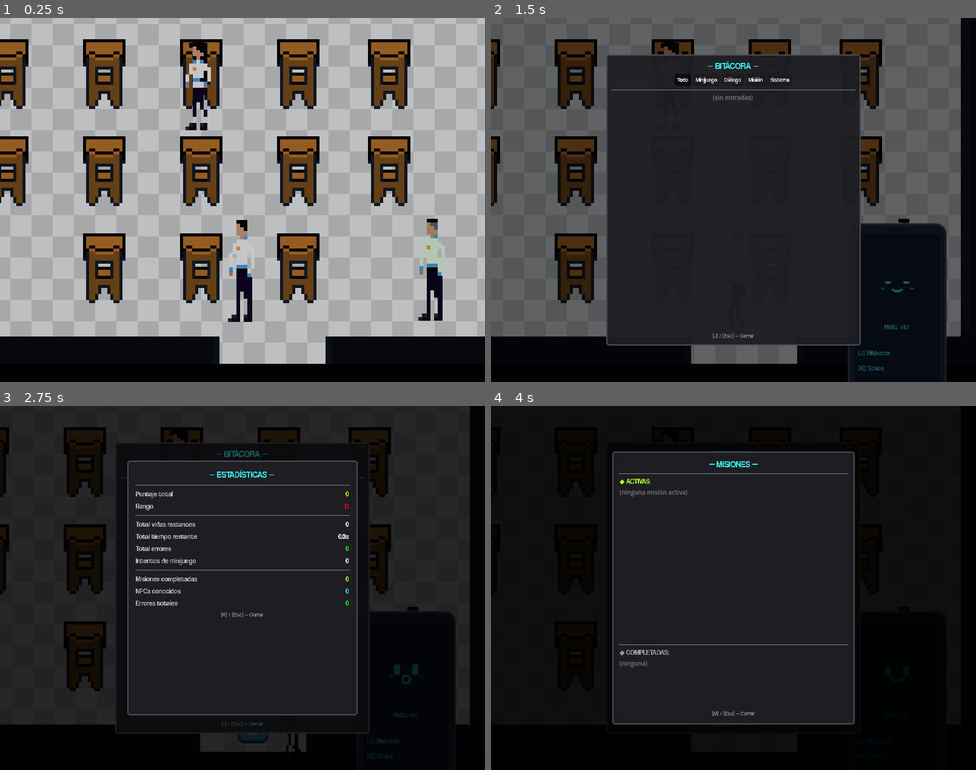
Above: before the commit, frames 1-4 (two rows, left to right).
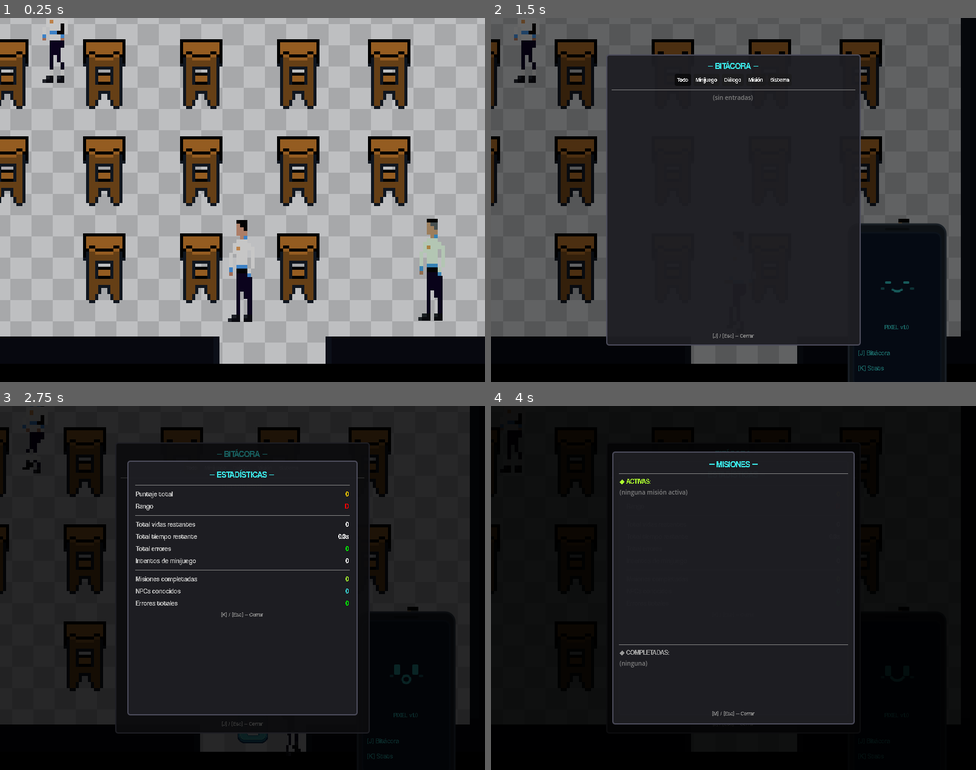
Above: after the commit, the same moments.

Repository: WilliamOramas/Juego-de-godot
Game: Godot game, scene res://src/levels/classroom_1.tscn
The game is run twice, just before and just after one commit, with the same random seed, the same clock (stepped at 60 frames per second) and the same inputs. This scene is started directly instead of the project's main scene. Sound files missing from this copy of the repository are replaced by a short silence.
Inputs (mouse positions are in pixels of both pictures, inside the frame that each line leads up to):
- Up to frame 1 (0.25 s): no input
- Up to frame 2 (1.5 s): tap Enter (ui_accept) at 0.5, 0.77 s; move the mouse to (840, 181) at 0.52 s; hold D (ui_right) 0.53-1.28 s; hold Q (Phone) 0.53-1.28 s; move the mouse to (636, 218) at 1.27 s; hold S (ui_down) from 1.28 s (still down); tap J (open_journal) at 1.35 s
- Up to frame 3 (2.75 s): tap Enter (ui_accept) at 1.52 s; move the mouse to (291, 507) at 2.02 s; release S (ui_down) at 2.03 s; hold D (ui_right) from 2.03 s (still down); hold K (open_stats) from 2.03 s (still down)
- Up to frame 4 (4 s): move the mouse to (709, 660) at 2.77 s; release D (ui_right) at 2.78 s; release K (open_stats) at 2.78 s; hold W (ui_up) 2.78-3.5 s; tap M (quest_log) at 2.85 s; tap Enter (ui_accept) at 3.02 s; click "Todo" at 3.5 s

The runs differ from the first frame. In frame 1, 1.0% of the frame differs, in the area x 8-44%, y 0-31%; in frame 2, 0.4%; in frame 3, 0.3%; in frame 4, less than 0.1%.

Commit message:
refactor: update position of Elisabeth NPC in classroom_1 level

Diff:
--- a/src/levels/classroom_1.tscn
+++ b/src/levels/classroom_1.tscn
@@ -266,12 +266,13 @@
 routine_type = "Estático"
 
 [node name="Elisabeth" parent="." unique_id=883746521 instance=ExtResource("5_npc")]
-position = Vector2(234, 260)
+position = Vector2(116, 221)
 sprite_texture = ExtResource("10_npc_sprite_f")
 npc_name = "Elisabeth"
 dialog_lines = Array[String](["Hola, ¿tú también estás en esta clase?", "El profesor Méndez está especialmente severo hoy, mejor no llamar la atención.", "Suerte con la trivia si te animas a participar."])
 dialog_lines_repeat = Array[String](["¿Sigues por aquí? El profesor ya está mirando feo...", "Cuidado con Enrique, se lo toma muy personal."])
-routine_type = "Estático"
+routine_type = "Libre (Radio)"
+wander_radius = 40.0
 
 [node name="CanvasLayer" type="CanvasLayer" parent="." unique_id=552553235]
 
